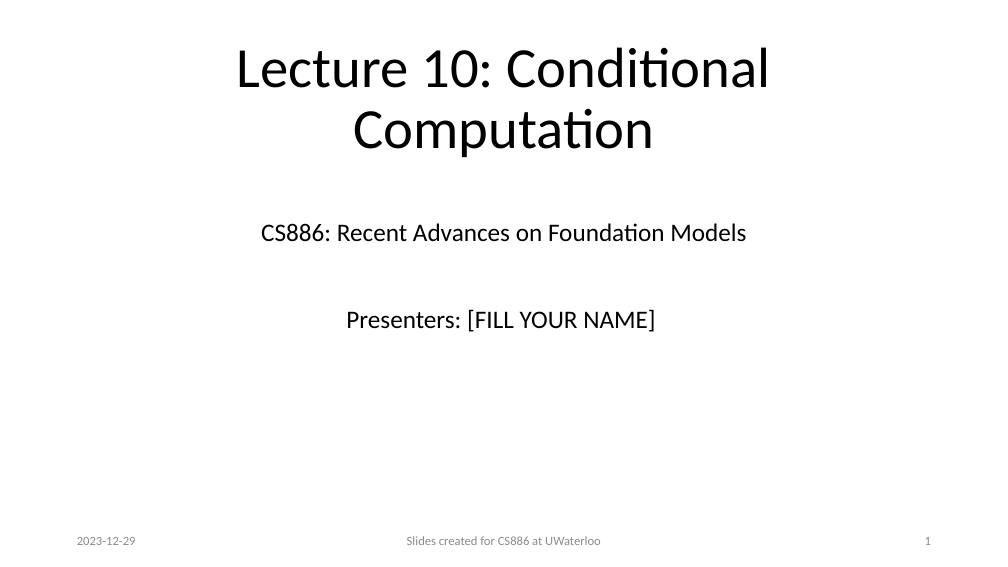
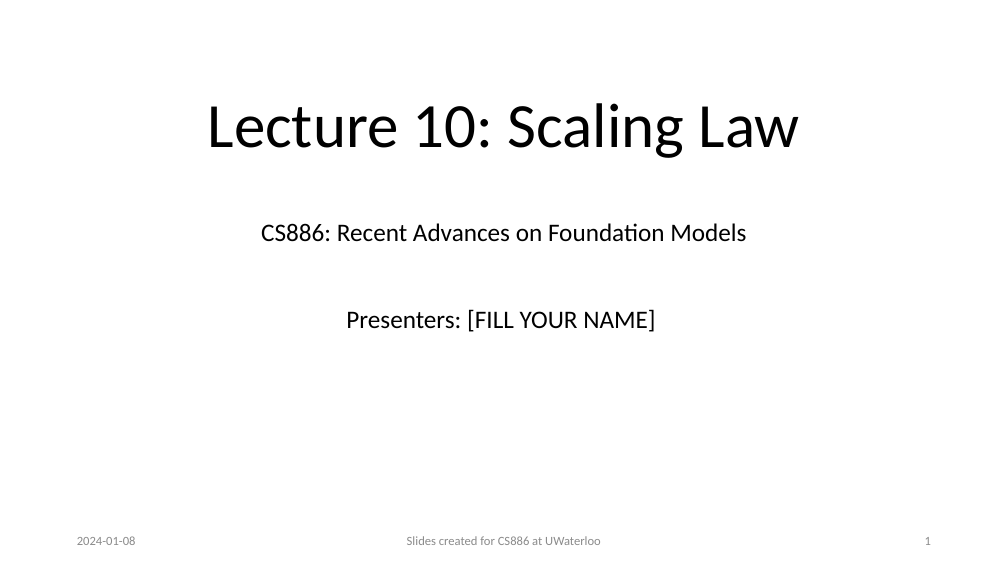
Before and after one commit to wenhuchen/CS886, a slide deck: slide 1 of L10.pptx. Drawn at 1008x567 pixels with LibreOffice and Linux fonts; fonts in the diff are those of the drawing; background and template pictures are left out. Boxes give left, top, right and bottom in pixels: in the first picture for what was removed or moved away, otherwise in the second. Text is boxed around its words. In the diff, an @@ line names an element or a change of style, - is before the commit and + after.

```diff
--- a/L10.pptx
+++ b/L10.pptx
@@ title at (208, 103, 800, 158): text changed; size 54 to 60 pt @@
-Lecture 10: Conditional Computation
+Lecture 10: Scaling Law
@@ text at (77, 536, 136, 545): text changed @@
-2023-12-29
+2024-01-08
```
Also in this commit, not shown: 1 other slide changed, 5 other files.
